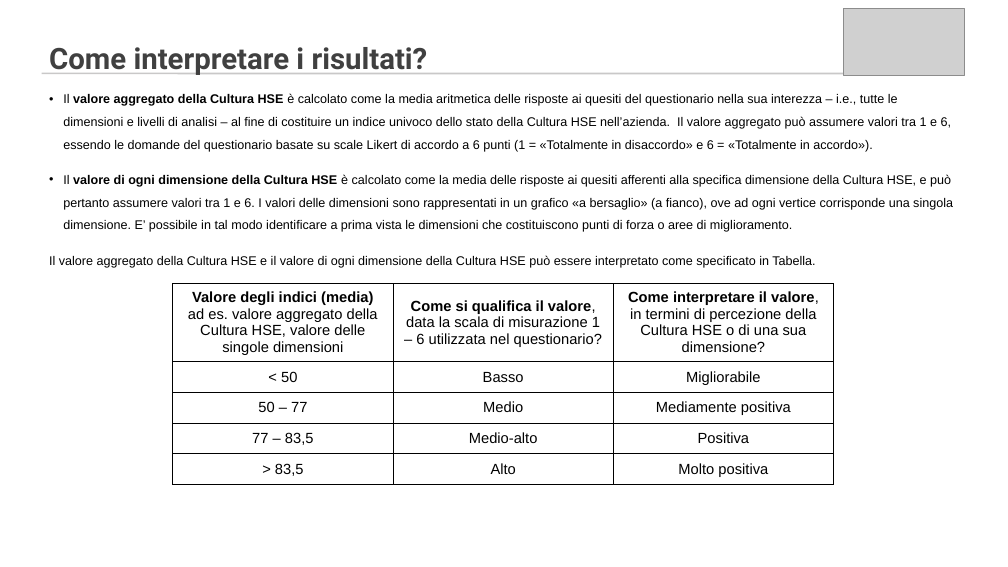
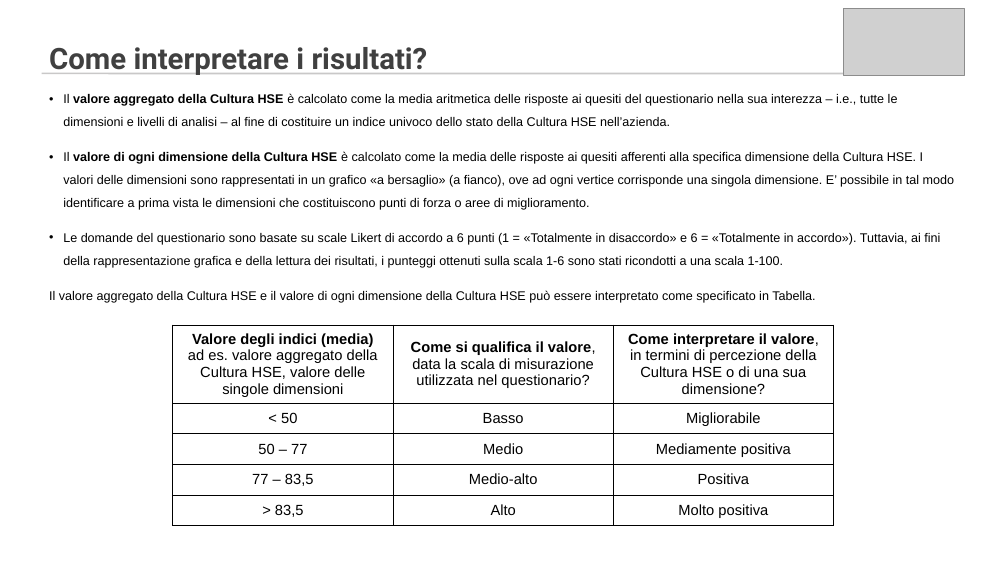
Before and after one commit to Luca162003/HSE, a slide deck: slide 6 of LabHSE vuota.pptx. Drawn at 1008x567 pixels with LibreOffice and Linux fonts; fonts in the diff are those of the drawing; grey boxes stand for pictures; background and template pictures are left out. Boxes give left, top, right and bottom in pixels: in the first picture for what was removed or moved away, otherwise in the second. Text is boxed around its words. In the diff, an @@ line names an element or a change of style, - is before the commit and + after.

```diff
--- a/LabHSE vuota.pptx
+++ b/LabHSE vuota.pptx
@@ text at box(63, 94, 954, 268): text changed @@
-• Il valore aggregato della Cultura HSE è calcolato come la media aritmetica delle risposte ai quesiti del questionario nella sua interezza – i.e., tutte le dimensioni e livelli di analisi – al fine di costituire un indice univoco dello stato della Cultura HSE nell’azienda. Il valore aggregato può assumere valori tra 1 e 6, essendo le domande del questionario basate su scale Likert di accordo a 6 punti (1 = «Totalmente in disaccordo» e 6 = «Totalmente in accordo»).
-• Il valore di ogni dimensione della Cultura HSE è calcolato come la media delle risposte ai quesiti afferenti alla specifica dimensione della Cultura HSE, e può pertanto assumere valori tra 1 e 6. I valori delle dimensioni sono rappresentati in un grafico «a bersaglio» (a fianco), ove ad ogni vertice corrisponde una singola dimensione. E’ possibile in tal modo identificare a prima vista le dimensioni che costituiscono punti di forza o aree di miglioramento.
+• Il valore aggregato della Cultura HSE è calcolato come la media aritmetica delle risposte ai quesiti del questionario nella sua interezza – i.e., tutte le dimensioni e livelli di analisi – al fine di costituire un indice univoco dello stato della Cultura HSE nell’azienda.
+• Il valore di ogni dimensione della Cultura HSE è calcolato come la media delle risposte ai quesiti afferenti alla specifica dimensione della Cultura HSE. I valori delle dimensioni sono rappresentati in un grafico «a bersaglio» (a fianco), ove ad ogni vertice corrisponde una singola dimensione. E’ possibile in tal modo identificare a prima vista le dimensioni che costituiscono punti di forza o aree di miglioramento.
+• Le domande del questionario sono basate su scale Likert di accordo a 6 punti (1 = «Totalmente in disaccordo» e 6 = «Totalmente in accordo»). Tuttavia, ai fini della rappresentazione grafica e della lettura dei risultati, i punteggi ottenuti sulla scala 1-6 sono stati ricondotti a una scala 1-100.
@@ table at box(173, 325, 833, 526) @@
-row 1, column 2: Come si qualifica il valore, data la scala di misurazione 1 – 6 utilizzata nel questionario?
+row 1, column 2: Come si qualifica il valore, data la scala di misurazione utilizzata nel questionario?
@@ fill none to #FFFFFF in 15 cells @@
@@ table: place and size @@
-table at box(173, 284, 833, 485)
+table at box(173, 325, 833, 526)
```
Also in this commit, not shown: 16 other files.
